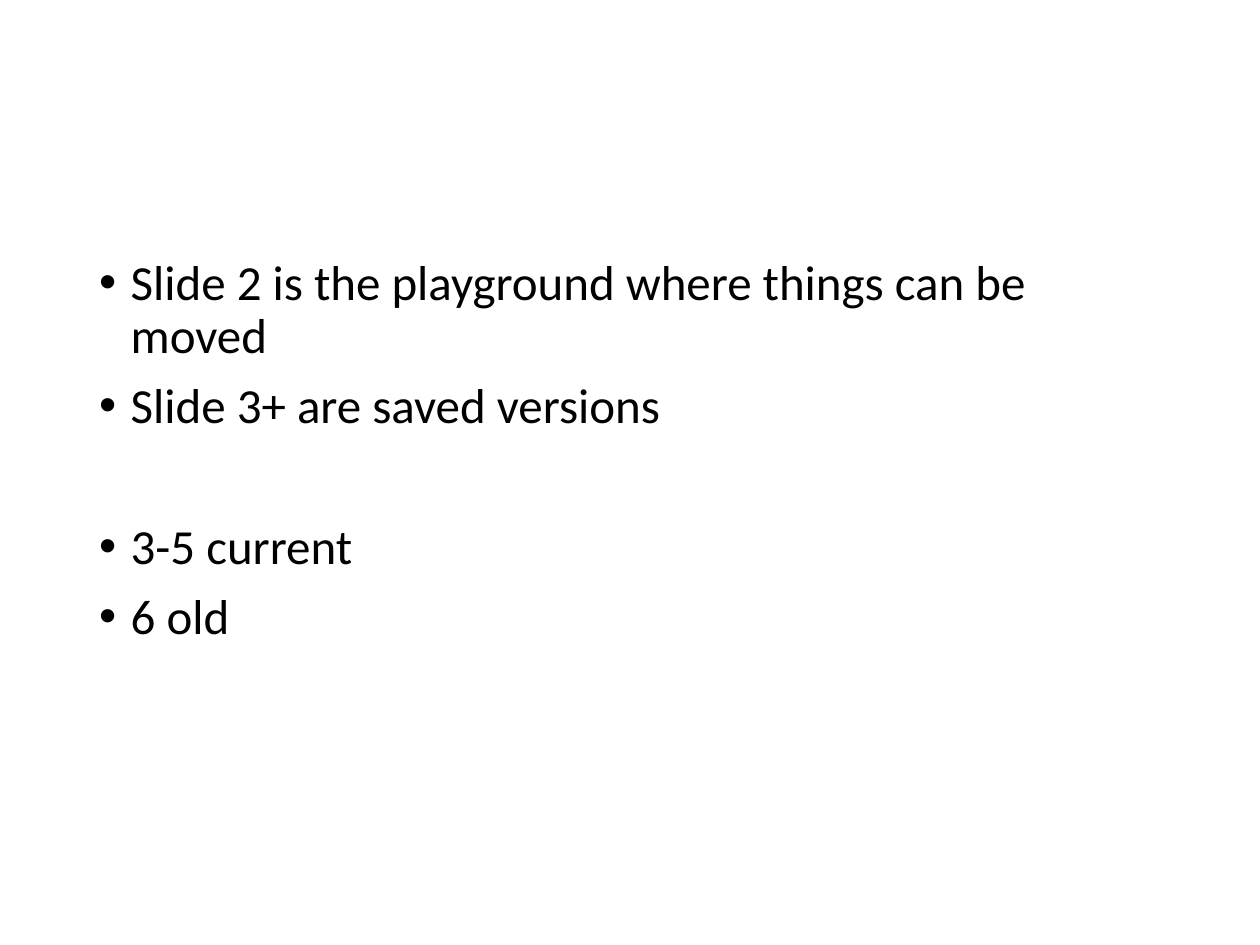
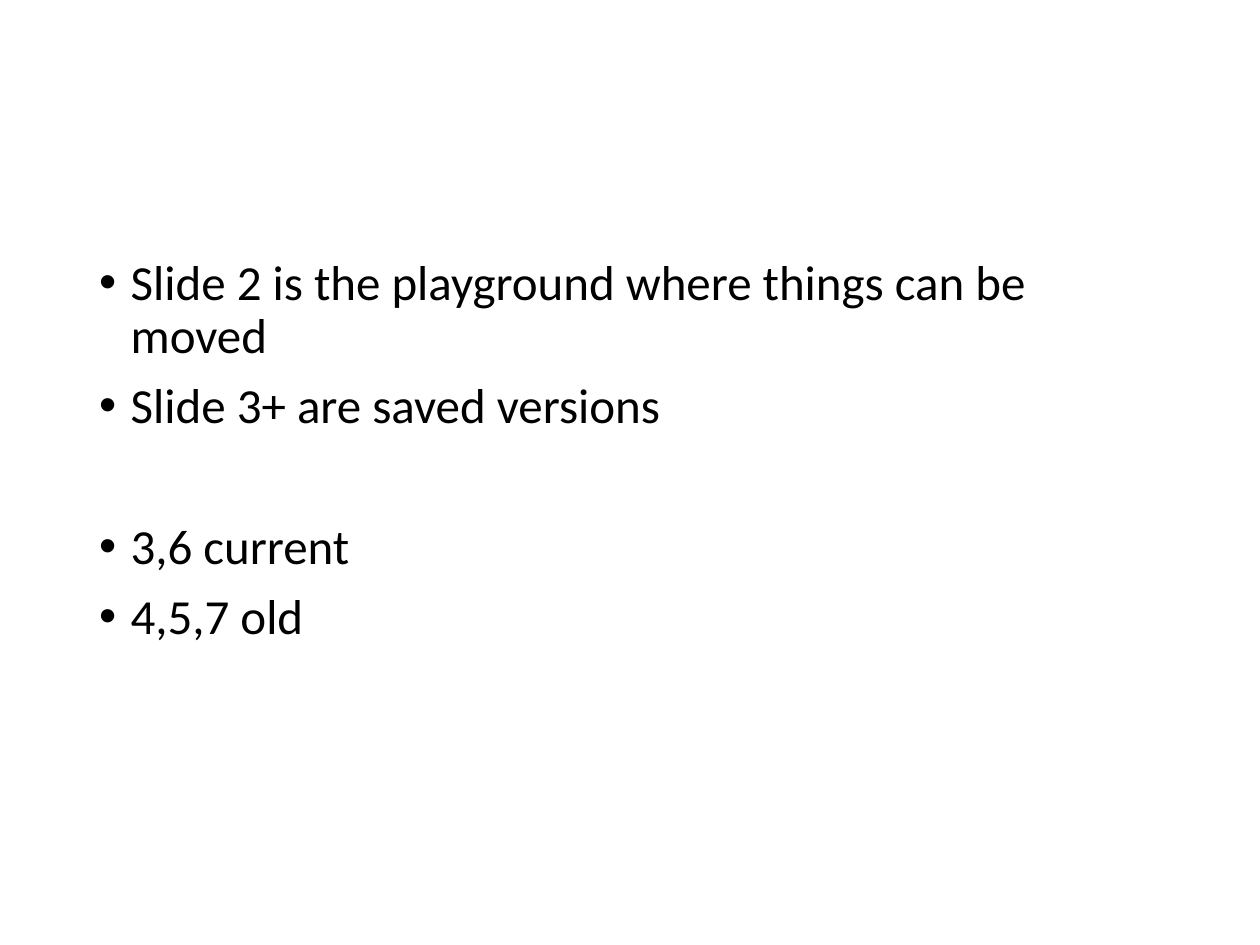
Before and after one commit to ChristopherGerbi/capstone, a slide deck: slide 1 of docs/SRT_GUI_Designs.pptx. Drawn at 1260x945 pixels with LibreOffice and Linux fonts; fonts in the diff are those of the drawing. Boxes give left, top, right and bottom in pixels: in the first picture for what was removed or moved away, otherwise in the second. Text is boxed around its words. In the diff, an @@ line names an element or a change of style, - is before the commit and + after.

```diff
--- a/docs/SRT_GUI_Designs.pptx
+++ b/docs/SRT_GUI_Designs.pptx
@@ text at (131, 531, 349, 640): text changed @@
-• 3-5 current
-• 6 old
+• 3,6 current
+• 4,5,7 old
```
Also in this commit, not shown: 1 other slide changed, 1 slide added.
